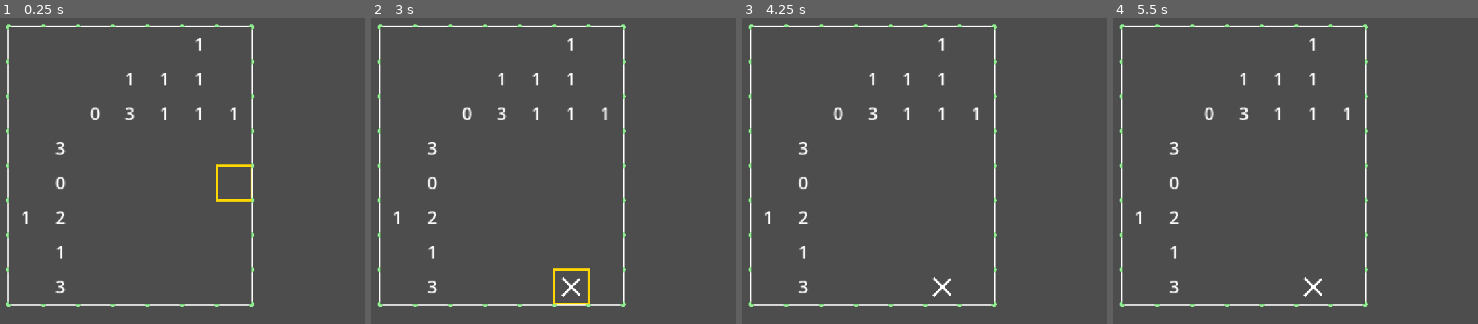
Above: before the commit, frames 1-4 (left to right).
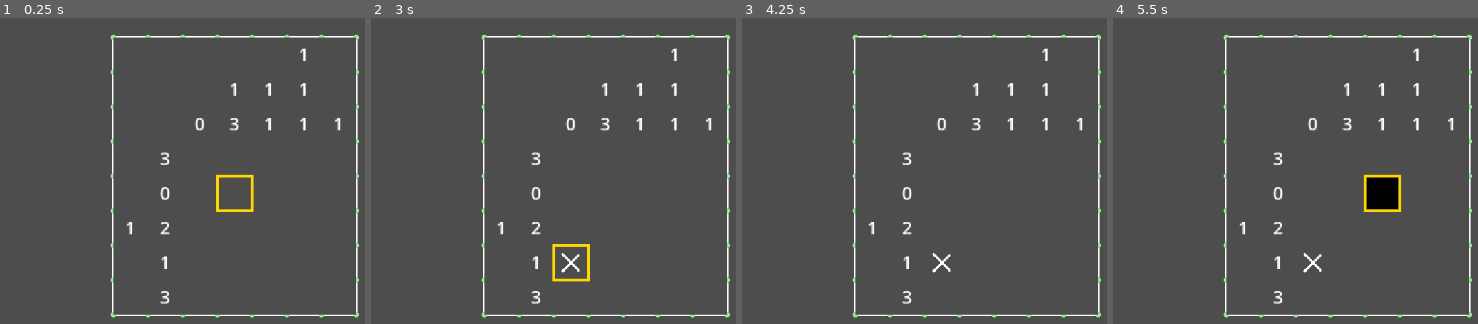
Above: after the commit, the same moments.

Repository: kennethbchen/Medical-Malpicross-Game
Game: Godot game, scene res://scenes/game.tscn
Two runs of this game, one before a commit and one after it. Both use one fixed random seed, a clock stepped at 60 frames per second and the inputs below.
Inputs (mouse positions are in pixels of both pictures, inside the frame that each line leads up to):
- Up to frame 1 (0.25 s): no input
- Up to frame 2 (3 s): tap Enter at 0.5, 2 s; move the mouse to (outside the picture) at 0.52 s; press the mouse at (outside the picture) at 0.53 s; tap Space at 1.25, 2.75 s; move the mouse to (447, 207) at 1.27 s; release the mouse at (447, 207) at 1.28 s; right-click (447, 207) at 1.35 s; move the mouse to (684, 88) at 2.02 s; press the mouse at (684, 88) at 2.03 s; move the mouse to (568, 275) at 2.77 s; release the mouse at (568, 275) at 2.78 s; right-click (568, 275) at 2.85 s
- Up to frame 3 (4.25 s): tap Enter at 3.5 s; move the mouse to (outside the picture) at 3.52 s; press the mouse at (outside the picture) at 3.53 s
- Up to frame 4 (5.5 s): tap Space at 4.25 s; move the mouse to (outside the picture) at 4.27 s; release the mouse at (outside the picture) at 4.28 s; right-click (outside the picture) at 4.35 s; move the mouse to (1386, 186) at 5.02 s; press the mouse at (1386, 186) at 5.03 s

The runs differ from the first frame. In frame 1, 6.0% of the frame differs, in the area x 1-99%, y 1-99%; in frame 2, 6.3%; in frame 3, 5.8%; in frame 4, 7.0%.

Commit message:
Made point grid spawn centered around node origin

Diff:
--- a/scenes/game.tscn
+++ b/scenes/game.tscn
@@ -13,17 +13,17 @@
 
 [node name="Game" type="Node2D"]
 
+[node name="DebugCommands" type="Node" parent="."]
+script = ExtResource("3_lnu2h")
+
 [node name="PuzzleController" type="Node2D" parent="."]
-position = Vector2(199, 44)
+position = Vector2(575, 309)
 script = ExtResource("1_yqjtg")
 
 [node name="FleshSim" type="Node2D" parent="PuzzleController"]
 script = ExtResource("2_u5sy4")
 draw_sim = true
 metadata/_edit_group_ = true
-
-[node name="DebugCommands" type="Node" parent="PuzzleController"]
-script = ExtResource("3_lnu2h")
 
 [node name="GridMesh2D" type="MeshInstance2D" parent="PuzzleController"]
 texture = SubResource("ViewportTexture_iywne")
--- a/scripts/puzzle_controller.gd
+++ b/scripts/puzzle_controller.gd
@@ -83,6 +83,8 @@
 	selected_cell = _get_selected_cell()
 	puzzle_viewport.highlight_cell(selected_cell)
 
+
+
 func get_board_points() -> Array[Vector2]:
 
 	var output: Array[Vector2]
--- a/scripts/simulation/point_grid.gd
+++ b/scripts/simulation/point_grid.gd
@@ -14,13 +14,18 @@
 
 var fixed_point_offset: Vector2
 
-var gravity = Vector2(10, 0)
+var gravity = Vector2(0, 0)
+
+var grid_origin: Vector2
 
 func get_point(row, col) -> PointMassSim.PointMass:
 	return point_map[Vector2i(col, row)]
 
 # TODO It is kinda weird that generate_point_grid is (col,row) instead of (row,col)
 func generate_point_grid(point_columns: int, point_rows: int, point_distance: float):
+
+	# Calculate grid origin so that point grid is centered on this node's position
+	grid_origin = -Vector2(point_columns - 1, point_rows - 1) * point_distance / 2
 
 	var columns = point_columns
 	var rows = point_rows
@@ -29,7 +34,7 @@
 	var pos = Vector2.ZERO
 	for row in range(rows):
 		for col in range(columns):
-			var point = PointMassSim.PointMass.new(pos)
+			var point = PointMassSim.PointMass.new(grid_origin + pos)
 
 			points.append(point)
 			original_positions.append(pos)
@@ -59,6 +64,9 @@
 				var constraint = PointMassSim.SpringConstraint.new(point, point_b, -1, 100, 50)
 				constraints.append(constraint)
 
+func _process(delta: float) -> void:
+	queue_redraw()
+
 func _physics_process(delta: float) -> void:
 
 	_simulate(delta)
@@ -78,7 +86,7 @@
 
 		if points[i].fixed:
 			points[i].velocity = Vector2.ZERO
-			points[i].position = original_positions[i] + fixed_point_offset
+			points[i].position = grid_origin + original_positions[i] + fixed_point_offset
 			continue
 
 		points[i].position += points[i].velocity * delta
